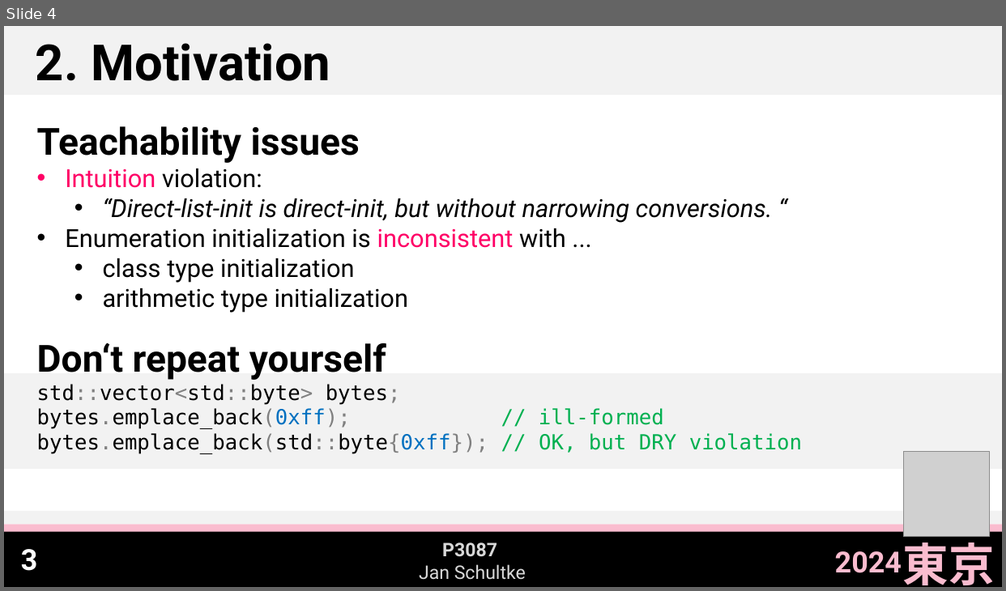
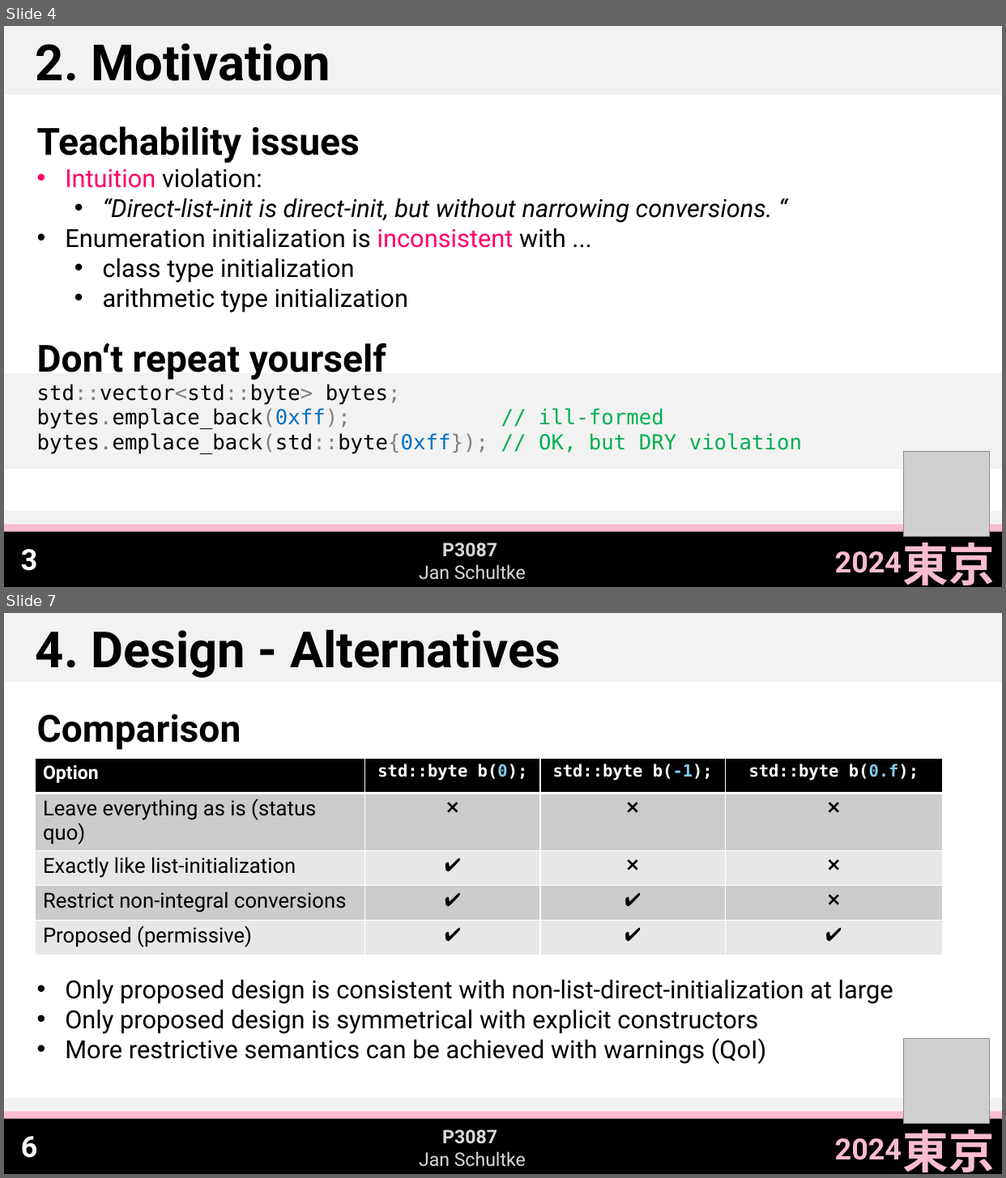
Before and after one commit to Eisenwave/cpp-proposals, a slide deck: slides/p3087-slides.pptx. Shown one above the other, each under a label of ours: slide 4 before the commit, slides 4 and 7 after it; the slides between them are not shown. The pictures are 1006x591 and 1006x1178 pixels, drawn with LibreOffice and Linux fonts; fonts in the diff are those of the drawing; grey boxes stand for pictures. Boxes give left, top, right and bottom in pixels: in the first picture for what was removed or moved away, otherwise in the second. Text is boxed around its words. In the diff, an @@ line names an element or a change of style, - is before the commit and + after.

```diff
--- a/slides/p3087-slides.pptx
+++ b/slides/p3087-slides.pptx
@@ slide 7 added at bbox=[4, 613, 1002, 1174], background #FFFFFF @@
@@ rectangle added at bbox=[4, 613, 1002, 682], fill #F2F2F2 @@
@@ text added at bbox=[36, 629, 561, 678], 48 pt, text #000000, bold @@
+4. Design - Alternatives
@@ text added at bbox=[37, 714, 893, 1064], 24 pt, text #000000 @@
+Comparison
+• Only proposed design is consistent with non-list-direct-initialization at large
+• Only proposed design is symmetrical with explicit constructors
+• More restrictive semantics can be achieved with warnings (QoI)
@@ table added at bbox=[36, 758, 943, 951], 5 rows, 4 columns @@
+Option | std::byte b(0); | std::byte b(-1); | std::byte b(0.f);
+Leave everything as is (status quo) | ❌ | ❌ | ❌
+Exactly like list-initialization | ✔️ | ❌ | ❌
+Restrict non-integral conversions | ✔️ | ✔️ | ❌
+Proposed (permissive) | ✔️ | ✔️ | ✔️
@@ picture added at bbox=[904, 1038, 990, 1124] @@
@@ rectangle added at bbox=[4, 1098, 1002, 1111], fill #F2F2F2 @@
@@ rectangle added at bbox=[4, 1118, 1002, 1174], fill #000000 @@
@@ rectangle added at bbox=[4, 1112, 1002, 1119], fill #FABCCF @@
@@ text added at bbox=[903, 1122, 995, 1173], 44 pt, text #FABCCF, bold @@
+東京
@@ page number added at bbox=[21, 1136, 38, 1158], 28 pt, text #FFFFFF, bold @@
+6
@@ text added at bbox=[419, 1130, 526, 1167], 18 pt, text #D9D9D9 @@
+P3087
+Jan Schultke
@@ text added at bbox=[835, 1139, 901, 1161], 28 pt, text #FABCCF, bold @@
+2024
```
Also in this commit, not shown: 4 slides changed, 1 other file.
